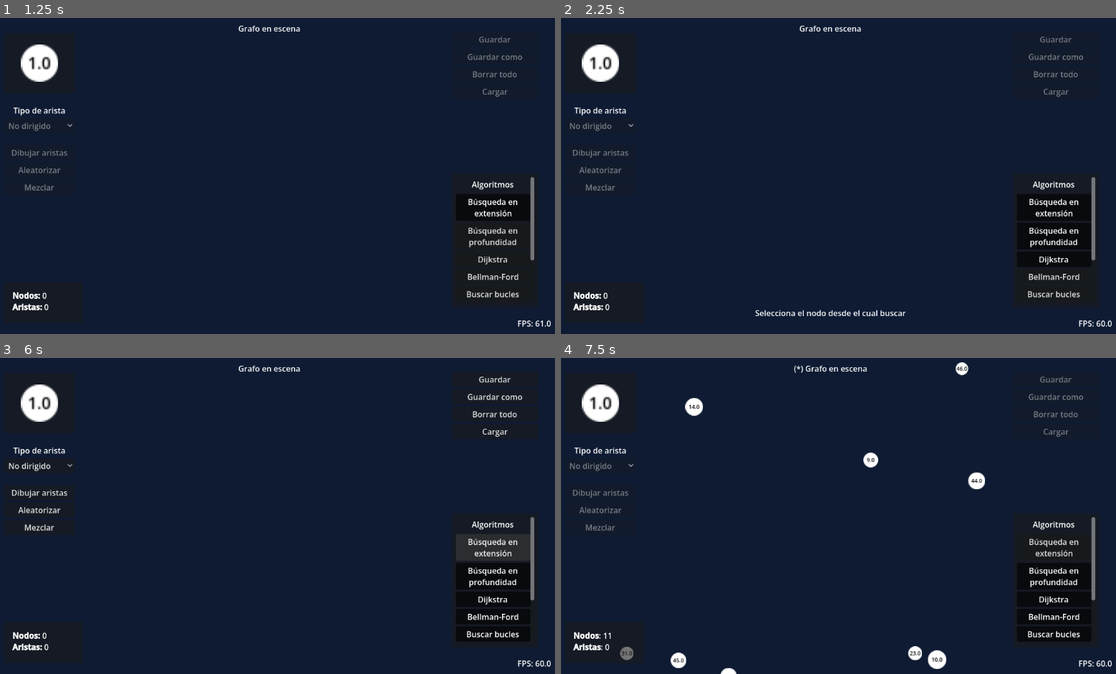
Above: before the commit, frames 1-4 (two rows, left to right).
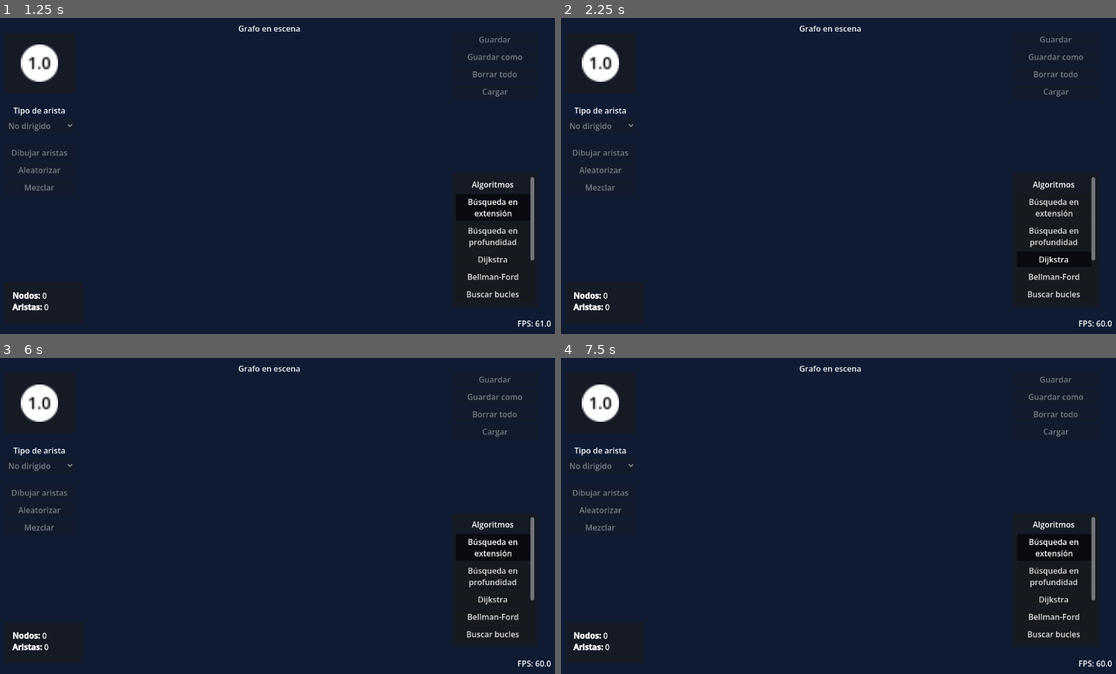
Above: after the commit, the same moments.

Repository: Andresit1524/graphim
Game: Godot game, scene res://assets/world/world.tscn
The game is run twice, just before and just after one commit, with the same random seed, the same clock (stepped at 60 frames per second) and the same inputs.
Inputs (mouse positions are in pixels of both pictures, inside the frame that each line leads up to):
- Up to frame 1 (1.25 s): click "Búsqueda en extensión" at 0.5 s
- Up to frame 2 (2.25 s): click "Búsqueda en profundidad" at 1.25 s; click "Dijkstra" at 2 s
- Up to frame 3 (6 s): click "Bellman-Ford" at 2.75 s; click "Buscar bucles" at 3.5 s; click "Kruskal" at 4.25 s; click "Colorear" at 5 s; click "Búsqueda en extensión" at 5.75 s
- Up to frame 4 (7.5 s): click (599, 493) at 6.5 s, where only the run before the commit has a clickable "Dibujar aristas"; click (599, 509) at 7.25 s, where only the run before the commit has a clickable "Aleatorizar"

Frame 1 is identical in both runs. In frame 2, 0.3% of the frame differs, in the area x 34-94%, y 57-95%; in frame 3, 1.6%, in the area x 1-96%, y 5-89%; in frame 4, 1.3%.

Commit message:
Más sonidos e interfaz mejorada

Diff:
--- a/assets/algorithms/dfs.gd
+++ b/assets/algorithms/dfs.gd
@@ -16,9 +16,11 @@
 	var result := await _dfs(adyacency_list, begin, target, queue, backtrack)
 	if backtrack.has(target):
 		ui.print_instruction("Ruta encontrada")
+		Sounds.play_sound(&"success")
 		_paint_result(backtrack, begin, target)
 		return
 
+	Sounds.play_sound(&"fail")
 	ui.print_instruction("Ruta no encontrada")
 
 
@@ -43,7 +45,9 @@
 	for node: GraphimNode in graph[current]:
 		if backtrack.has(node) or node == begin: continue
 
+		Sounds.play_sound(&"pop")
 		await wait(WAIT_TIME)
+
 		backtrack[node] = current
 		queue.push_back(node)
 		node.data.color = Color.PALE_GREEN
--- a/assets/world/algorithms.gd
+++ b/assets/world/algorithms.gd
@@ -1,5 +1,9 @@
 ## Clase que gestiona los algoritmos y su interfaz
 class_name Algorithms extends Node
+
+
+## Grupo de botones
+@export var alg_buttons_group: ButtonGroup
 
 
 ## Mundo
@@ -16,6 +20,7 @@
 		var alg_button := Button.new()
 		algoritm_buttons.add_child(alg_button)
 
+		alg_button.button_group = alg_buttons_group
 		alg_button.toggled.connect(_on_algorithm_button_toggled.bind(algorithm))
 		algorithm.finished.connect(alg_button.set_pressed_no_signal.bind(false))
 
--- a/assets/world/world.tscn
+++ b/assets/world/world.tscn
@@ -22,6 +22,9 @@
 
 [sub_resource type="LabelSettings" id="LabelSettings_kqacf"]
 
+[sub_resource type="ButtonGroup" id="ButtonGroup_4f15s"]
+allow_unpress = true
+
 [node name="World" type="Node2D" unique_id=1487274566]
 script = ExtResource("1_hxqi4")
 node_scene = ExtResource("3_hqvew")
@@ -268,6 +271,7 @@
 [node name="Algorithms" type="Node" parent="." unique_id=1595311311]
 unique_name_in_owner = true
 script = ExtResource("8_sn10k")
+alg_buttons_group = SubResource("ButtonGroup_4f15s")
 
 [node name="BFS" type="Node" parent="Algorithms" unique_id=523893545]
 script = ExtResource("12_tic65")
--- a/autoload/sounds.gd
+++ b/autoload/sounds.gd
@@ -6,7 +6,9 @@
 	&"pop": load("res://assets/sounds/pop.mp3"),
 	&"pencil": load("res://assets/sounds/pencil.mp3"),
 	&"delete": load("res://assets/sounds/swipe.mp3"),
-	&"shuffle": load("res://assets/sounds/shuffle.mp3")
+	&"shuffle": load("res://assets/sounds/shuffle.mp3"),
+	&"success": load("res://assets/sounds/success.mp3"),
+	&"fail": load("res://assets/sounds/wrong.mp3")
 }
 
 
Not shown, added: assets/sounds/success.mp3.import
Not shown, added: assets/sounds/wrong.mp3.import
Not shown, changed: .docs/Changelog.md
Not shown, changed: README.md
Not shown, added: assets/sounds/success.mp3
Not shown, added: assets/sounds/wrong.mp3
